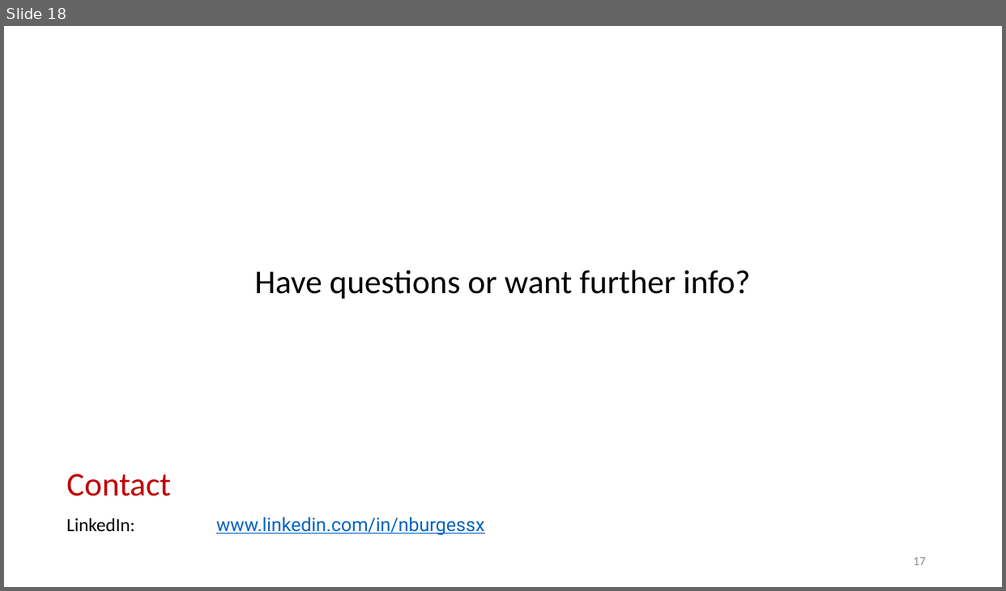
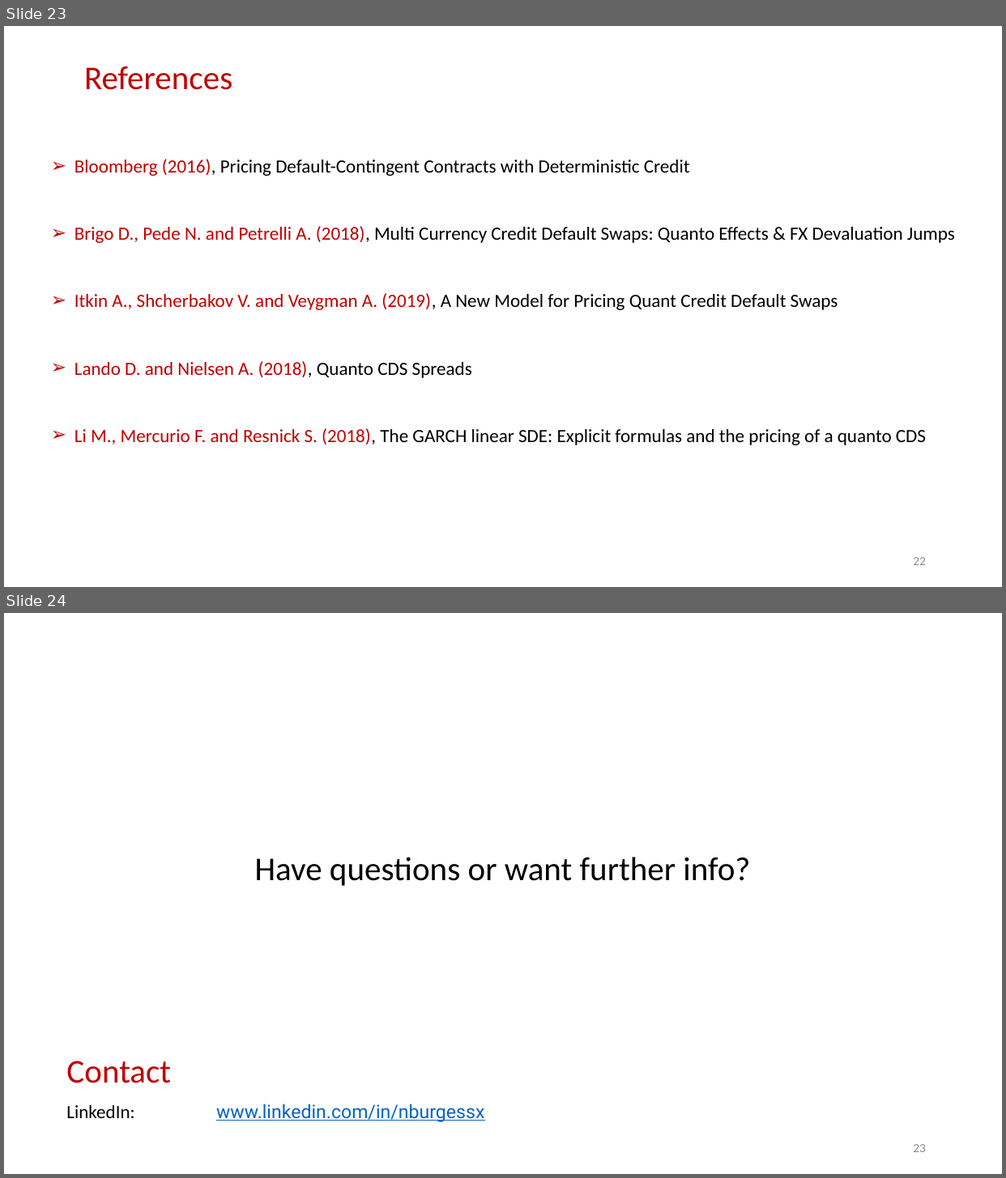
Before and after one commit to nburgessx/QuantResearch, a slide deck: Quanto CDS/Quanto CDS Pricing, Theory & Practice.pptx. Shown one above the other, each under a label of ours: slide 18 before the commit, slides 23 and 24 after it. The pictures are 1006x591 and 1006x1178 pixels, drawn with LibreOffice and Linux fonts; fonts in the diff are those of the drawing. Boxes give left, top, right and bottom in pixels: in the first picture for what was removed or moved away, otherwise in the second. Text is boxed around its words. In the diff, an @@ line names an element or a change of style, - is before the commit and + after.

Commit message:
Updated Quant CDS Research

```diff
--- a/Quanto CDS/Quanto CDS Pricing, Theory & Practice.pptx
+++ b/Quanto CDS/Quanto CDS Pricing, Theory & Practice.pptx
@@ slide 23 added at bbox=[4, 26, 1002, 587], background #FFFFFF @@
@@ title added at bbox=[84, 66, 232, 90], 32 pt, text #C00000 @@
+References
@@ text added at bbox=[74, 159, 955, 446], 18 pt, text #000000 @@
+➢ Bloomberg (2016), Pricing Default-Contingent Contracts with Deterministic Credit
+➢ Brigo D., Pede N. and Petrelli A. (2018), Multi Currency Credit Default Swaps: Quanto Effects & FX Devaluation Jumps
+➢ Itkin A., Shcherbakov V. and Veygman A. (2019), A New Model for Pricing Quant Credit Default Swaps
+➢ Lando D. and Nielsen A. (2018), Quanto CDS Spreads
+➢ Li M., Mercurio F. and Resnick S. (2018), The GARCH linear SDE: Explicit formulas and the pricing of a quanto CDS
@@ page number added at bbox=[913, 557, 926, 565], 12 pt, text #8C8C8C @@
+22
@@ what was slide 18 is now slide 24 @@
@@ page number at bbox=[913, 1144, 926, 1152]: text changed @@
-17
+23
```
Also in this commit, not shown: 14 slides changed, 5 other slides added, 10 other files.
